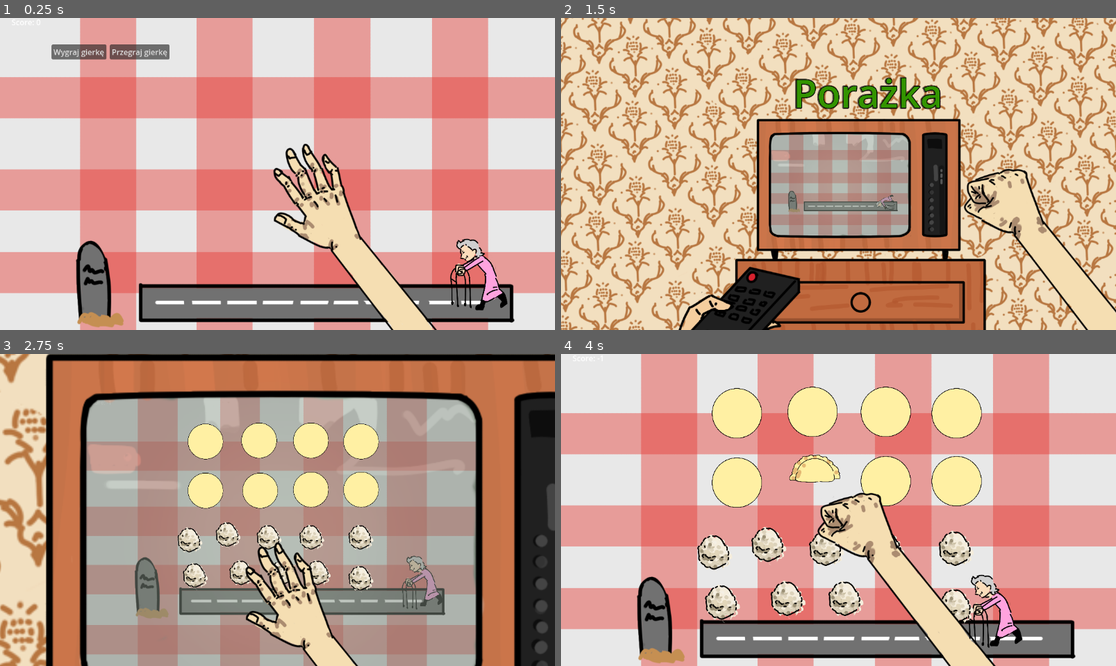
Above: before the commit, frames 1-4 (two rows, left to right).
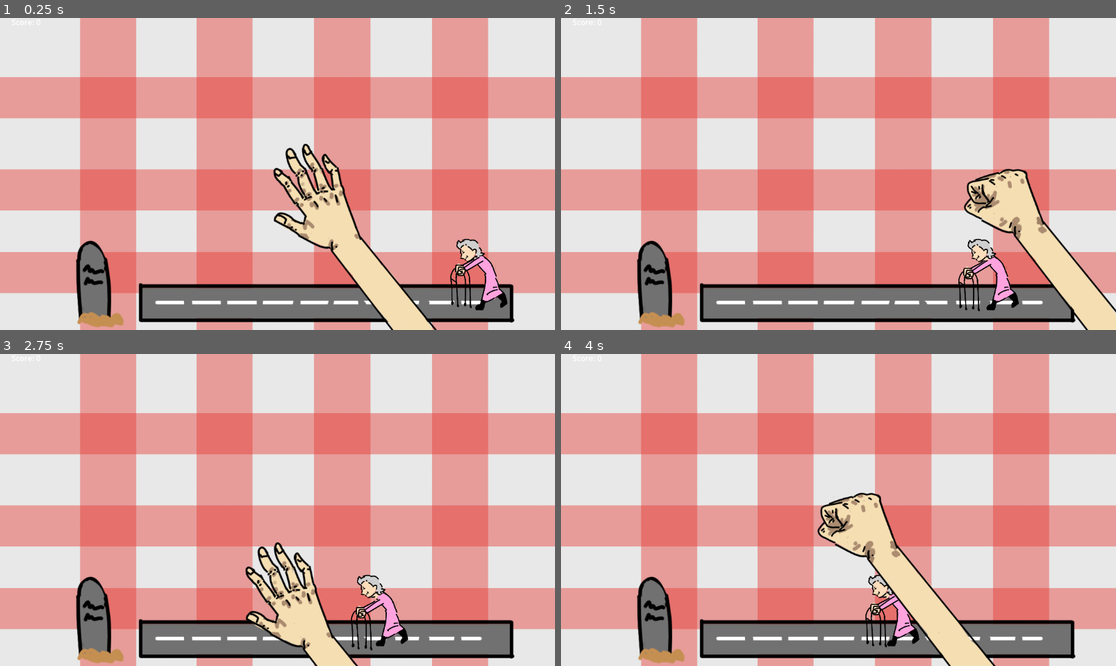
Above: after the commit, the same moments.

Repository: n0tcnj1eck4h/HackCarpathia2025
Game: Godot game, scene res://main.tscn
Same seed, same stepped clock (60 frames per second), same inputs: the game is played once before the commit and once after it.
Inputs (mouse positions are in pixels of both pictures, inside the frame that each line leads up to):
- Up to frame 1 (0.25 s): no input
- Up to frame 2 (1.5 s): click (699, 52) at 0.5 s, where only the run before the commit has a clickable "Przegraj gierkę"; move the mouse to (960, 158) at 1.27 s; click (960, 158) at 1.42 s
- Up to frame 3 (2.75 s): drag from (166, 525) to (249, 572) at 2.02 s
- Up to frame 4 (4 s): move the mouse to (749, 541) at 2.77 s; click (749, 541) at 2.92 s; drag from (894, 600) to (816, 481) at 3.52 s

The runs differ from the first frame. In frame 1, 1.0% of the frame differs, in the area x 9-31%, y 8-14%; in frame 2, 95%; in frame 3, 96%, in the area x 0-100%, y 0-100%; in frame 4, 14%.
Error after the commit: Parse Error: Expected ")" after preload path. (res://main.gd:13)

Commit message:
add minigame announcements

Diff:
--- a/ElderWare/main.gd
+++ b/ElderWare/main.gd
@@ -6,15 +6,16 @@
 
 var score = 0
 const MINIGAMES = [
-	preload("res://minigames/test/test.tscn"),
-	preload("res://minigames/pills/getyourmeds.tscn"),
-	preload("res://minigames/police/police.tscn"),
-	preload("res://minigames/stroke_that_cat/stroke_that_cat.tscn"),
-	preload("res://minigames/dumplings/make_some_dumplings.tscn"),
+	{"scene":preload("res://minigames/test/test.tscn"), "message":"test"},
+	{"scene":preload("res://minigames/pills/getyourmeds.tscn"),"message":"Get your meds!"},
+	{"scene":preload("res://minigames/police/police.tscn"),"message":"Call the police!"},
+	{"scene":preload("res://minigames/stroke_that_cat/stroke_that_cat.tscn"),"message":"Stroke that cat!"},
+	{"scene":preload("res://minigames/dumplings/make_some_dumplings.tscn","message":"Make dumplings!")}
 ]
 
 var clock
 var cameraposin
+var minigame_dict
 
 func _ready() -> void:
 	Input.set_mouse_mode(Input.MOUSE_MODE_HIDDEN)
@@ -22,6 +23,7 @@
 	clock = $GrandfatherClock.get_child(1)
 	clock.time_ended.connect(self._on_minigame_failed)
 	cameraposin = $Camera.zoom
+	minigame_dict = MINIGAMES.pick_random()
 	self._next_minigame()
 
 func _clear_minigame():
@@ -30,21 +32,22 @@
 		child.queue_free()
 
 func _next_minigame():
-	var minigame = MINIGAMES.pick_random().instantiate()
+	var minigame = minigame_dict.scene.instantiate()
 	minigame.mingame_failed.connect(self._on_minigame_failed)
 	minigame.minigame_complete.connect(self._on_minigame_complete)
+
 	self._clear_minigame()
 	$MinigameContainer.add_child(minigame)
 	clock.reset()
 
 func _on_minigame_failed():
+	minigame_dict = MINIGAMES.pick_random()
 	self.zoom_out()
 	self._clear_minigame()
-	porażka_dot_wav.play()
 	score -= 1
 	$Status.text = "Porażka"
 	$Status.visible = true
-	$Score.text = "Score: %s" % score
+	$Status.text = minigame_dict.message
 	clock.kill_babushka()
 	await get_tree().create_timer(2.0).timeout
 	self.zoom_in()
@@ -52,11 +55,12 @@
 	self._next_minigame()
 
 func _on_minigame_complete():
+	minigame_dict = MINIGAMES.pick_random()
 	self.zoom_out()
 	self._clear_minigame()
 	wygrana_dot_wav.play()
 	score += 1
-	$Status.text = "Tak trzymaj!"
+	$Status.text = minigame_dict.message
 	$Status.visible = true
 	$Score.text = "Score: %s" % score
 	clock.yipie()
Not shown: 1 places in ElderWare/main.tscn that only renumber resources
